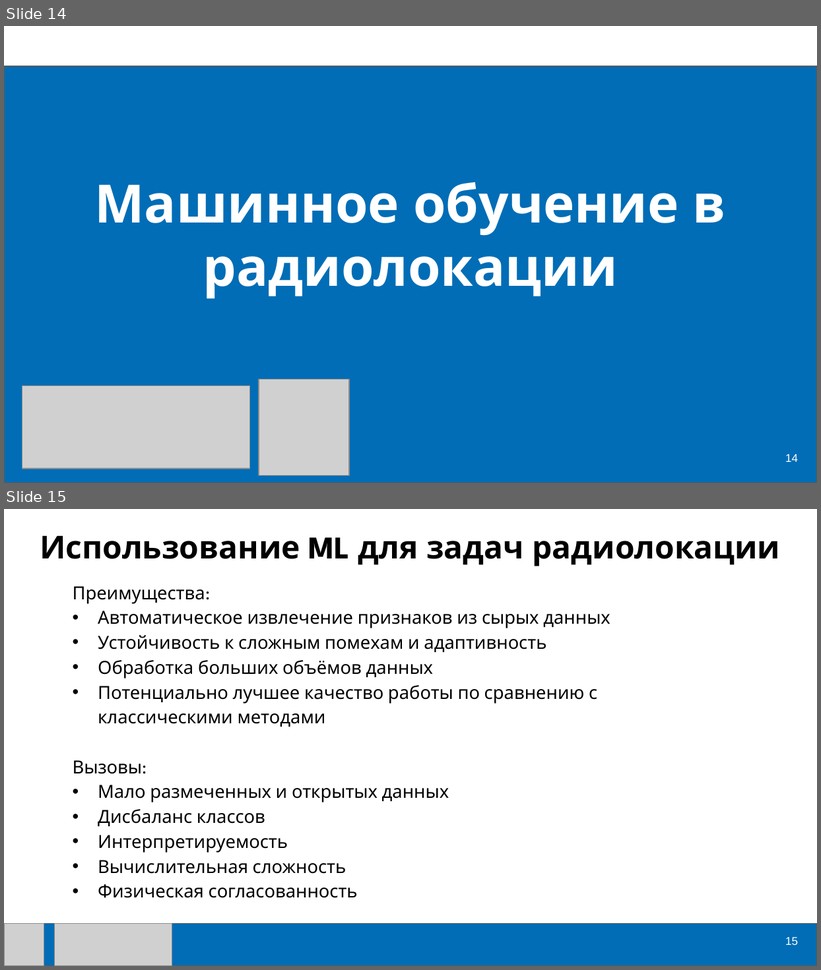
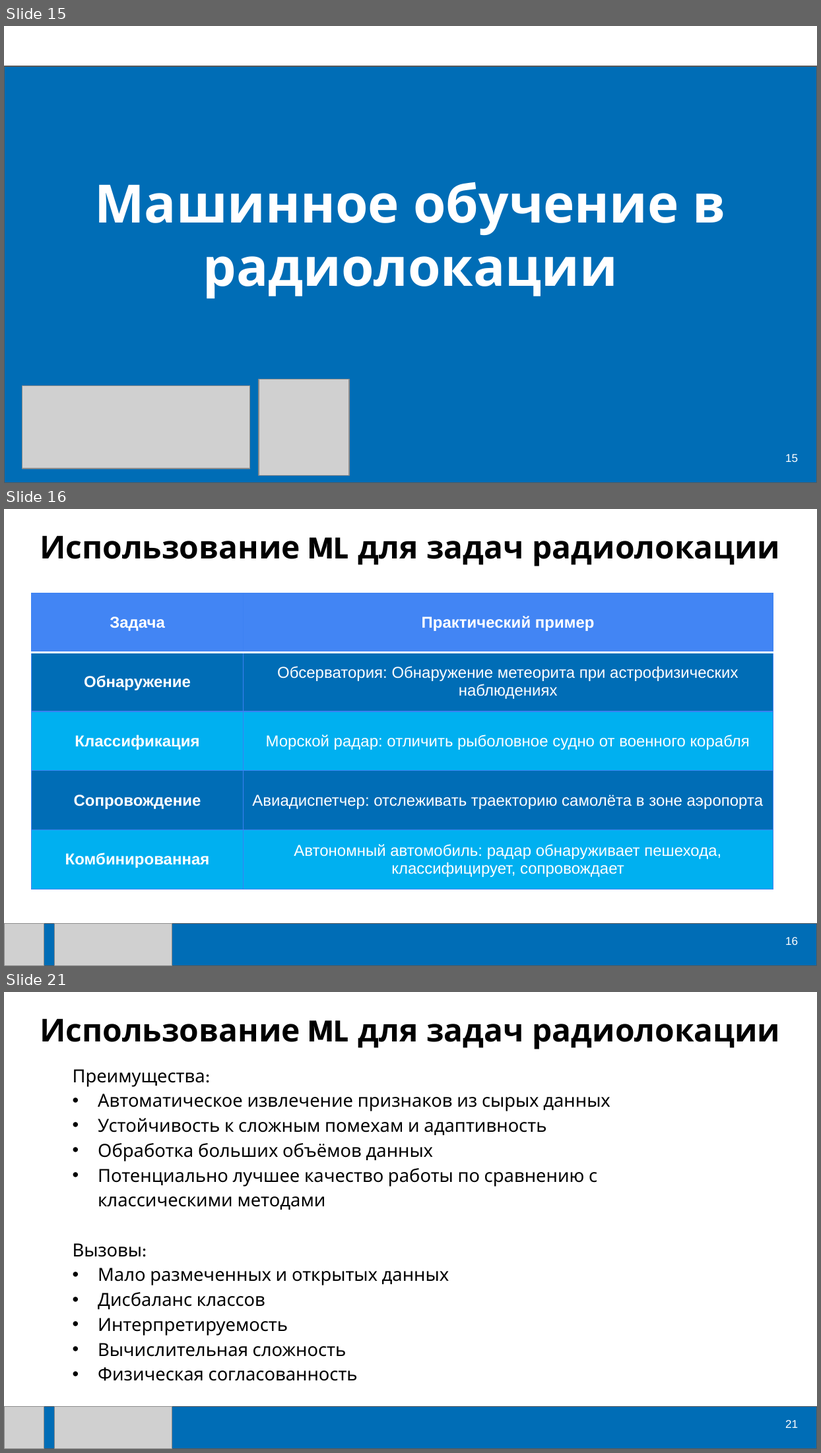
Before and after one commit to ml-dafe/ML_radiolocation_MIPT, a slide deck: Лекции/Лекция_01.pptx. Shown one above the other, each under a label of ours: slides 14 and 15 before the commit, slides 15, 16 and 21 after it; the slides between them are not shown. The pictures are 821x970 and 821x1453 pixels, drawn with LibreOffice and Linux fonts; fonts in the diff are those of the drawing; grey boxes stand for pictures. Boxes give left, top, right and bottom in pixels: in the first picture for what was removed or moved away, otherwise in the second. Text is boxed around its words. In the diff, an @@ line names an element or a change of style, - is before the commit and + after.

```diff
--- a/Лекции/Лекция_01.pptx
+++ b/Лекции/Лекция_01.pptx
@@ slide 16 added at [4, 509, 817, 966], background #FFFFFF @@
@@ title added at [40, 535, 781, 566], 28 pt, text #000000, bold @@
+Использование ML для задач радиолокации
@@ table added at [32, 593, 773, 890], 5 rows, 2 columns @@
+Задача | Практический пример
+Обнаружение | Обсерватория: Обнаружение метеорита при астрофизических наблюдениях
+Классификация | Морской радар: отличить рыболовное судно от военного корабля
+Сопровождение | Авиадиспетчер: отслеживать траекторию самолёта в зоне аэропорта
+Комбинированная | Автономный автомобиль: радар обнаруживает пешехода, классифицирует, сопровождает
@@ rectangle added at [4, 923, 817, 966], fill #006DB6, outline #595959 0.75 pt @@
@@ picture added at [4, 923, 44, 966] @@
@@ picture added at [54, 923, 172, 966] @@
@@ page number added at [785, 937, 798, 945], 10 pt, text #FFFFFF @@
+16
@@ what was slide 14 is now slide 15 @@
@@ page number at [785, 454, 798, 462]: text changed @@
-14
+15
@@ what was slide 15 is now slide 21 @@
@@ page number at [785, 1420, 798, 1428]: text changed @@
-15
+21
```
Also in this commit, not shown: 5 slides changed, 4 other slides added, 1 slide removed.
